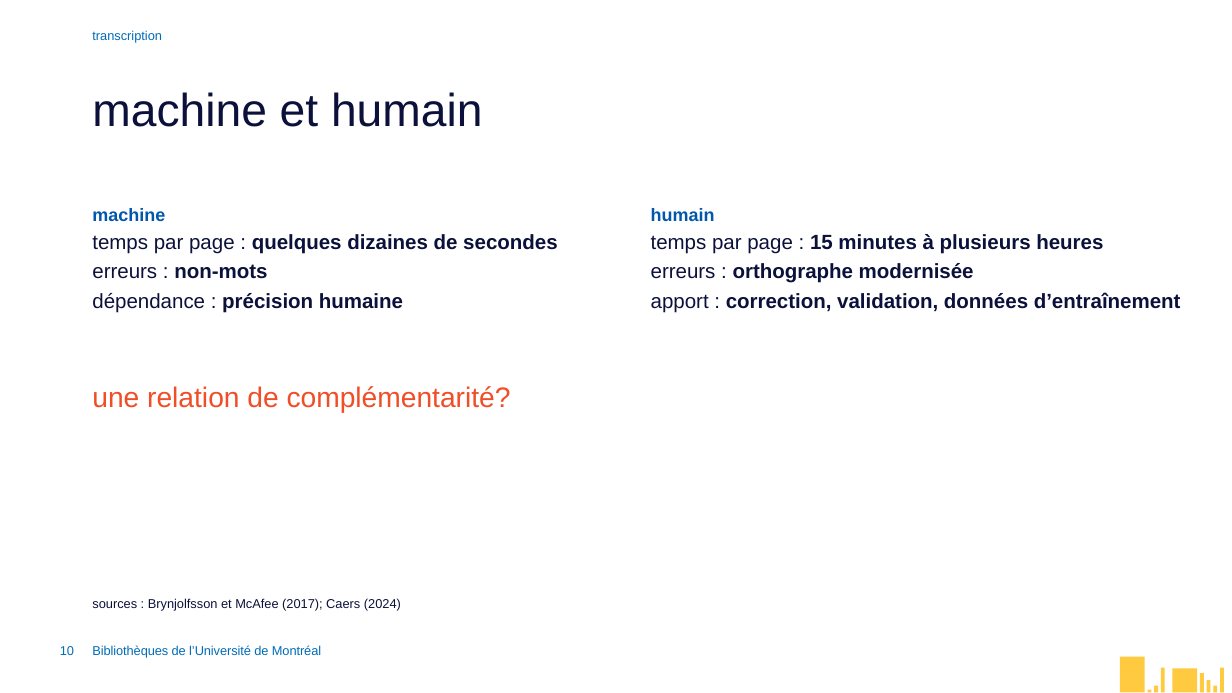
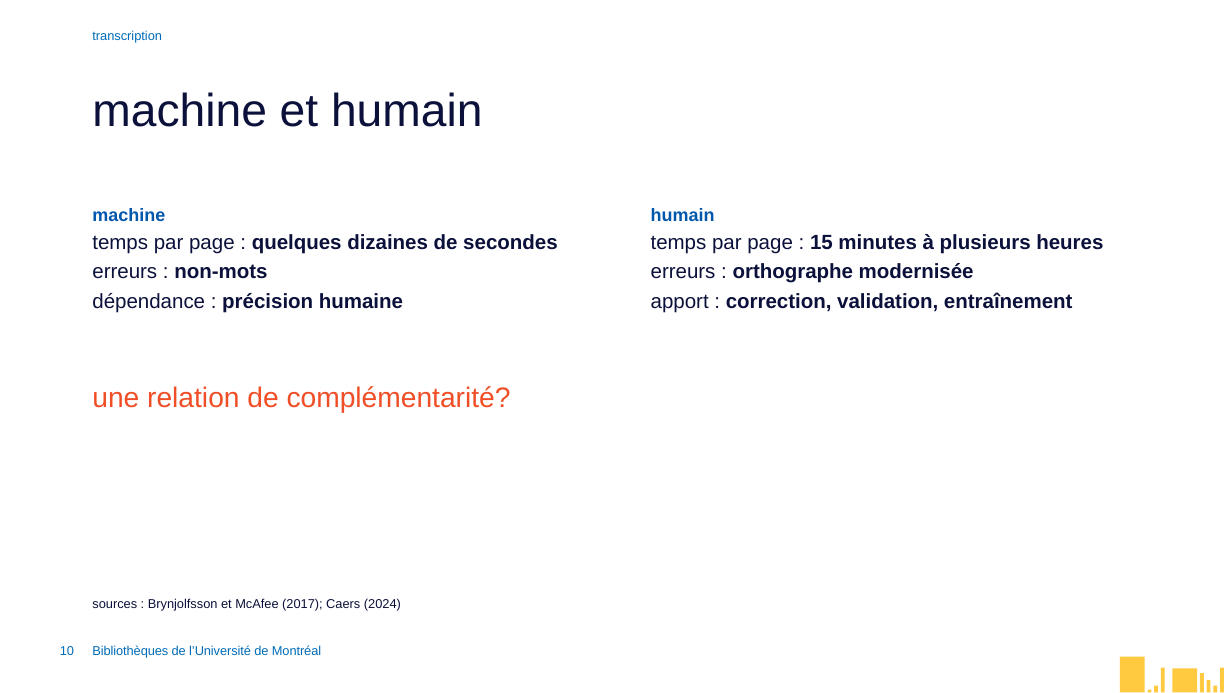
Before and after one commit to bibudem/atelier-transcription-nov2026, a slide deck: slide 10 of exposé_magistral.pptx. Drawn at 1232x693 pixels with LibreOffice and Linux fonts; fonts in the diff are those of the drawing. Boxes give left, top, right and bottom in pixels: in the first picture for what was removed or moved away, otherwise in the second. Text is boxed around its words. In the diff, an @@ line names an element or a change of style, - is before the commit and + after.

```diff
--- a/exposé_magistral.pptx
+++ b/exposé_magistral.pptx
@@ text at (651,292,1072,313): text changed @@
-  apport : correction, validation, données d’entraînement
+  apport : correction, validation, entraînement
```
Also in this commit, not shown: 4 other slides changed.
